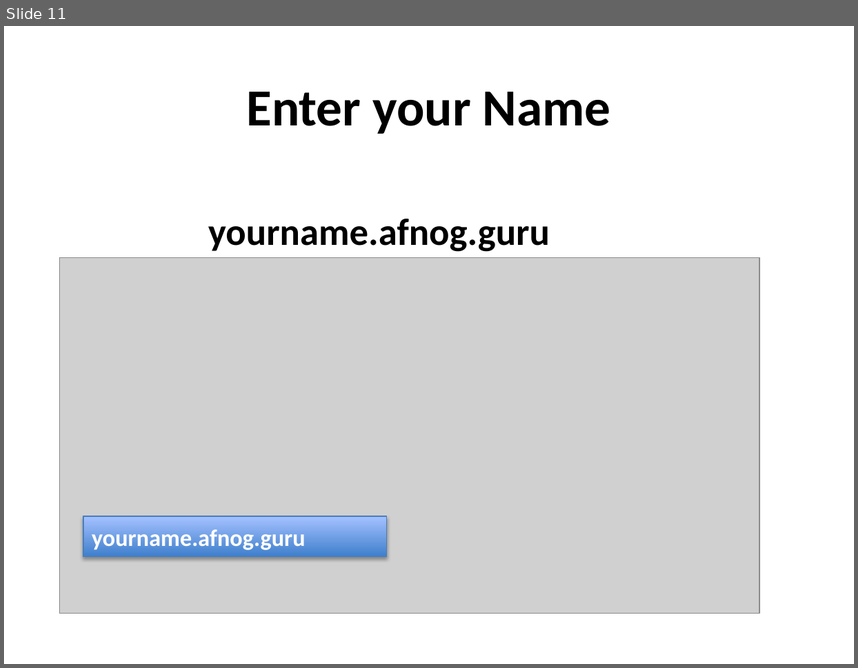
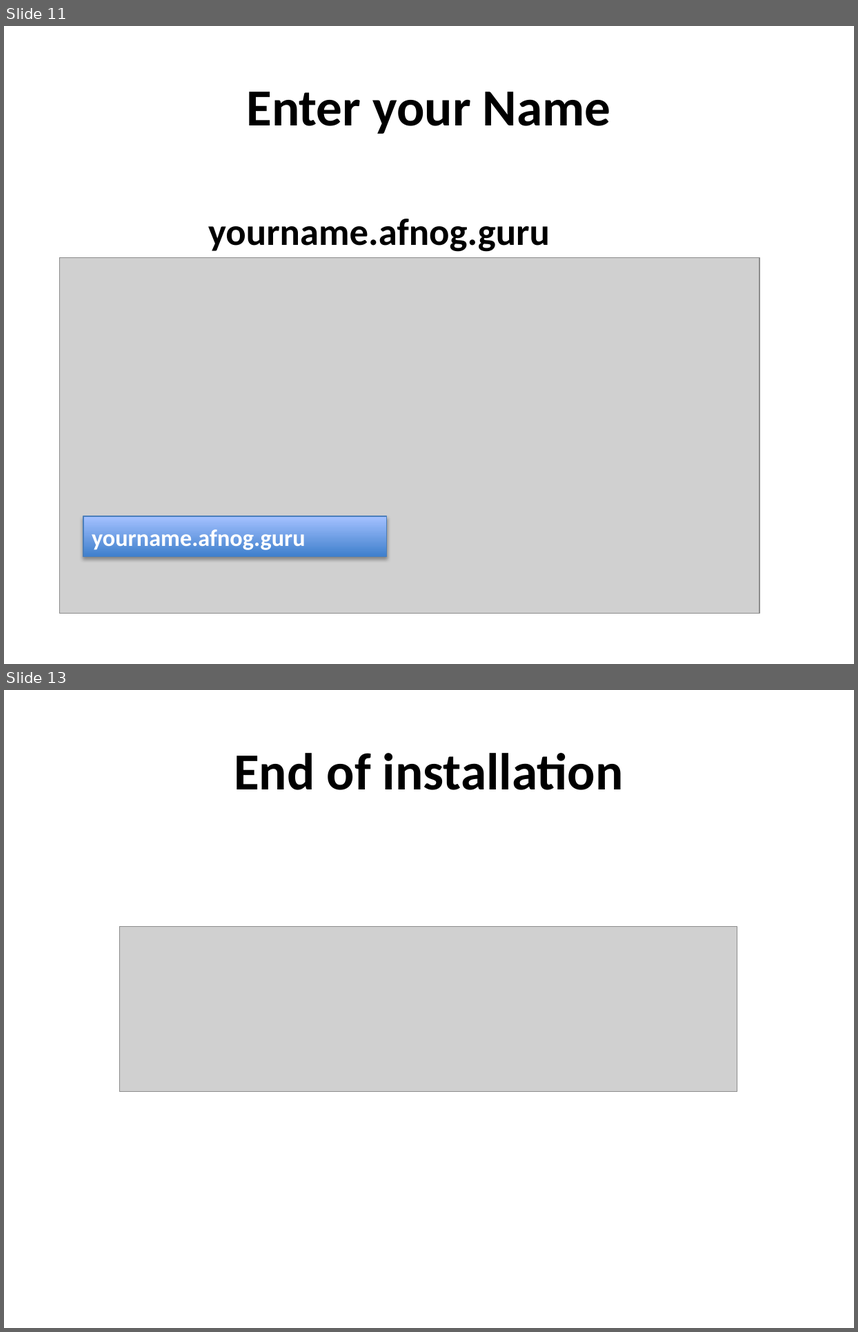
Before and after one commit to afnog/afnog.github.io, a slide deck: sse/postfix/mailgateway-pt2.pptx. Shown one above the other, each under a label of ours: slide 11 before the commit, slides 11 and 13 after it; the slides between them are not shown. The pictures are 858x668 and 858x1332 pixels, drawn with LibreOffice and Linux fonts; fonts in the diff are those of the drawing; grey boxes stand for pictures. Boxes give left, top, right and bottom in pixels: in the first picture for what was removed or moved away, otherwise in the second. Text is boxed around its words. In the diff, an @@ line names an element or a change of style, - is before the commit and + after.

```diff
--- a/sse/postfix/mailgateway-pt2.pptx
+++ b/sse/postfix/mailgateway-pt2.pptx
@@ slide 13 added at box(4, 690, 854, 1328), background #FFFFFF @@
@@ title added at box(234, 753, 624, 790), 44 pt, text #000000, bold @@
+End of installation
@@ picture added at box(120, 926, 737, 1092) @@
```
Also in this commit, not shown: 1 other slide added, 11 other files.
